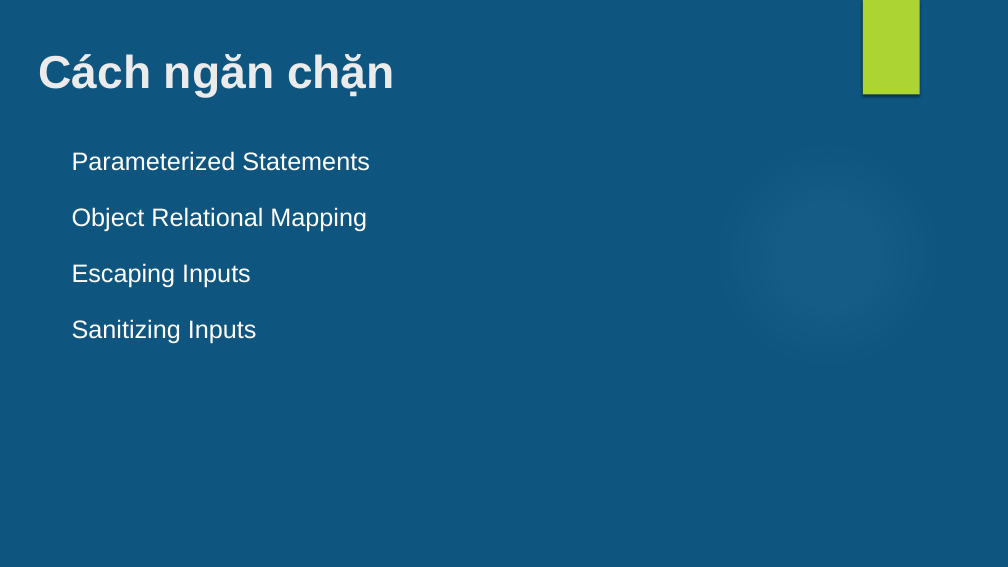
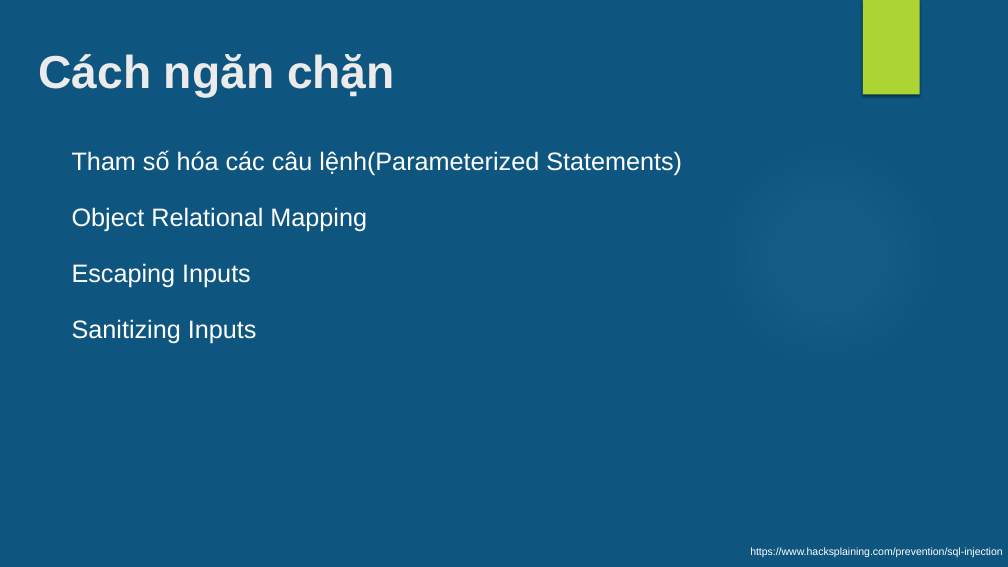
Before and after one commit to phamthanhtrungg/sql-injection, a slide deck: slide 11 of presentation.pptx. Drawn at 1008x567 pixels with LibreOffice and Linux fonts; fonts in the diff are those of the drawing; background and template pictures are left out. Boxes give left, top, right and bottom in pixels: in the first picture for what was removed or moved away, otherwise in the second. Text is boxed around its words. In the diff, an @@ line names an element or a change of style, - is before the commit and + after.

Commit message:
update slide

```diff
--- a/presentation.pptx
+++ b/presentation.pptx
@@ text at (72, 150, 682, 175): text changed @@
-Parameterized Statements
+Tham số hóa các câu lệnh(Parameterized Statements)
@@ text added at (750, 547, 1002, 557), 10 pt, text #FFFFFF @@
+https://www.hacksplaining.com/prevention/sql-injection
```
Also in this commit, not shown: 1 other slide changed, 8 slides added.
